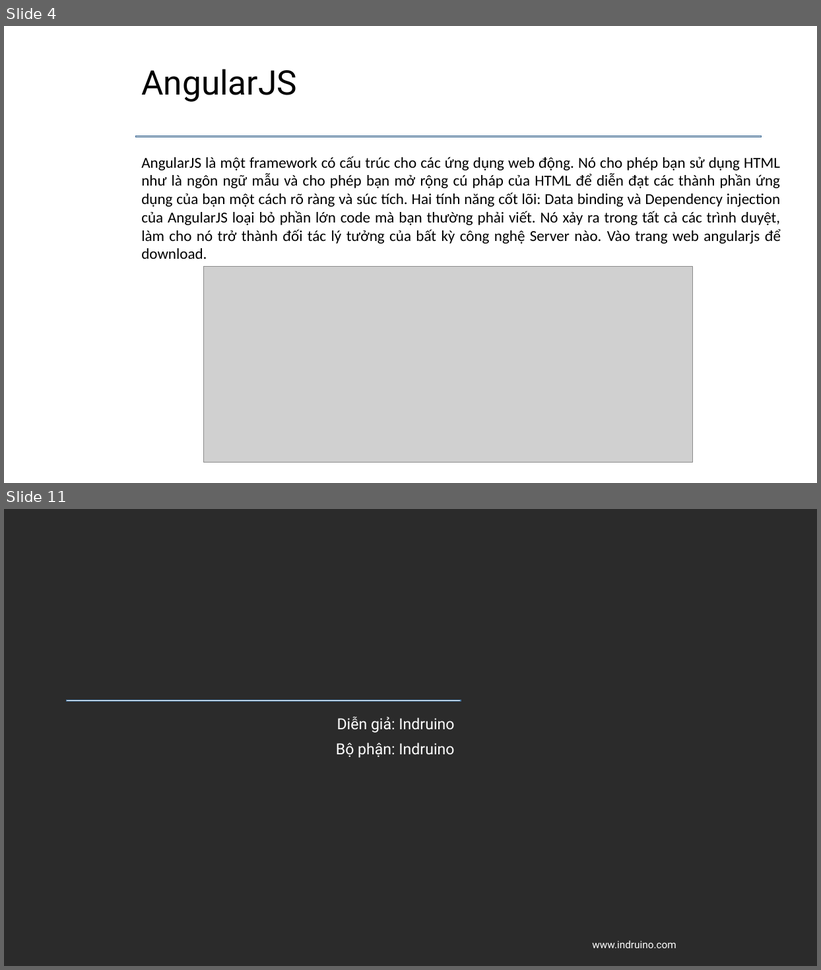
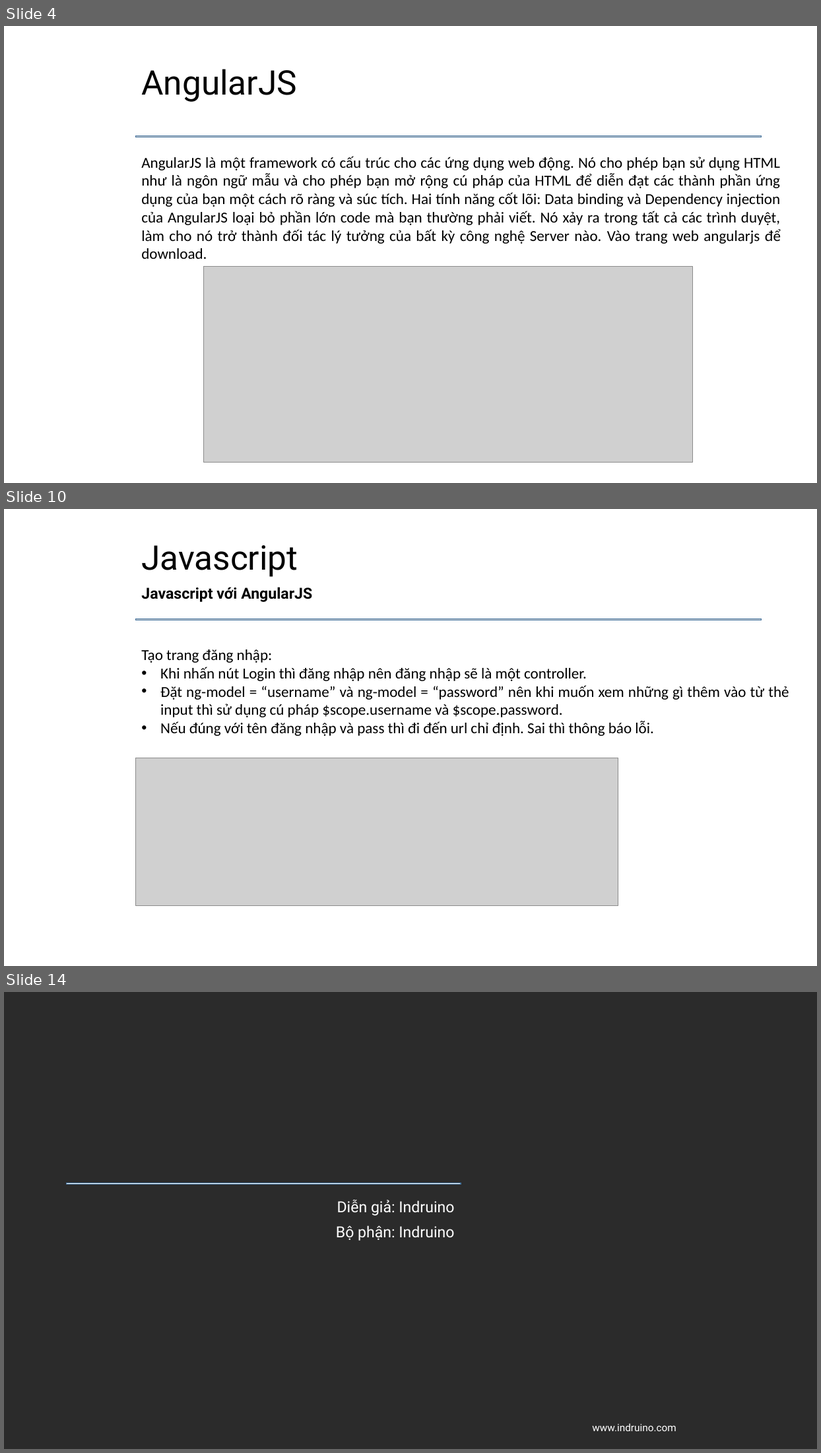
Before and after one commit to daotuyen9244/Indruino-Iot-Project, a slide deck: FW/Minh/Task4/Task4 - Minh.pptx. Shown one above the other, each under a label of ours: slides 4 and 11 before the commit, slides 4, 10 and 14 after it; the slides between them are not shown. The pictures are 821x970 and 821x1453 pixels, drawn with LibreOffice and Linux fonts; fonts in the diff are those of the drawing; grey boxes stand for pictures; background and template pictures are left out; a plain dark background stands for a picture behind light text. Boxes give left, top, right and bottom in pixels: in the first picture for what was removed or moved away, otherwise in the second. Text is boxed around its words. In the diff, an @@ line names an element or a change of style, - is before the commit and + after.

```diff
--- a/FW/Minh/Task4/Task4 - Minh.pptx
+++ b/FW/Minh/Task4/Task4 - Minh.pptx
@@ slide 10 added at (4,509,817,966), background #FFFFFF; not listed: 1 template element that a slide beside it also shows @@
@@ title added at (141,545,298,577), 40 pt, text #000000 @@
+Javascript
@@ subtitle added at (141,587,312,602), 18 pt, text #000000, bold @@
+Javascript với AngularJS
@@ text added at (141,650,789,736), 18 pt, text #000000 @@
+Tạo trang đăng nhập:
+• Khi nhấn nút Login thì đăng nhập nên đăng nhập sẽ là một controller.
+• Đặt ng-model = “username” và ng-model = “password” nên khi muốn xem những gì thêm vào từ thẻ input thì sử dụng cú pháp $scope.username và $scope.password.
+• Nếu đúng với tên đăng nhập và pass thì đi đến url chỉ định. Sai thì thông báo lỗi.
@@ picture added at (136,758,619,906) @@
@@ what was slide 11 is now slide 14 @@
```
Also in this commit, not shown: 5 slides changed, 4 other slides added, 2 slides removed, 1 other file.
